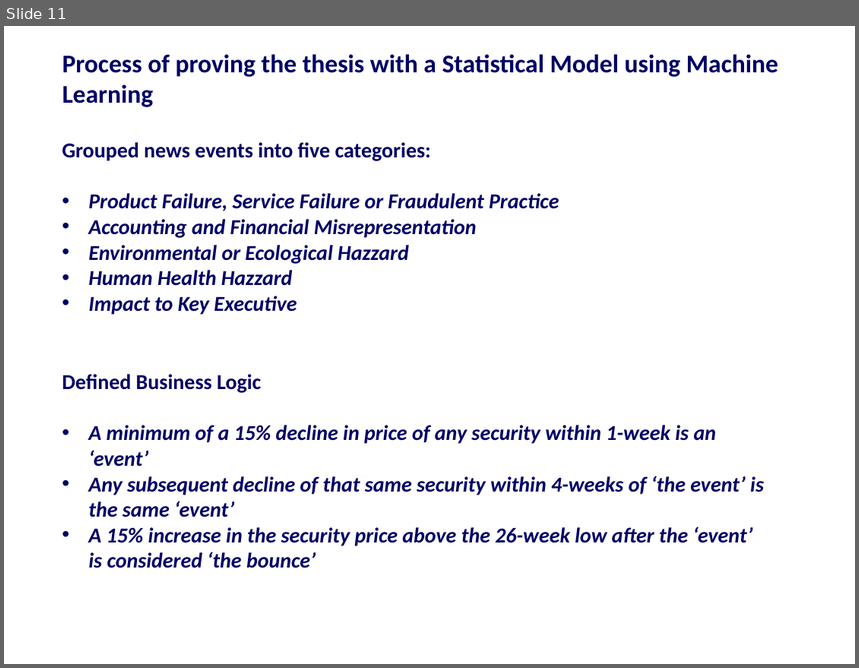
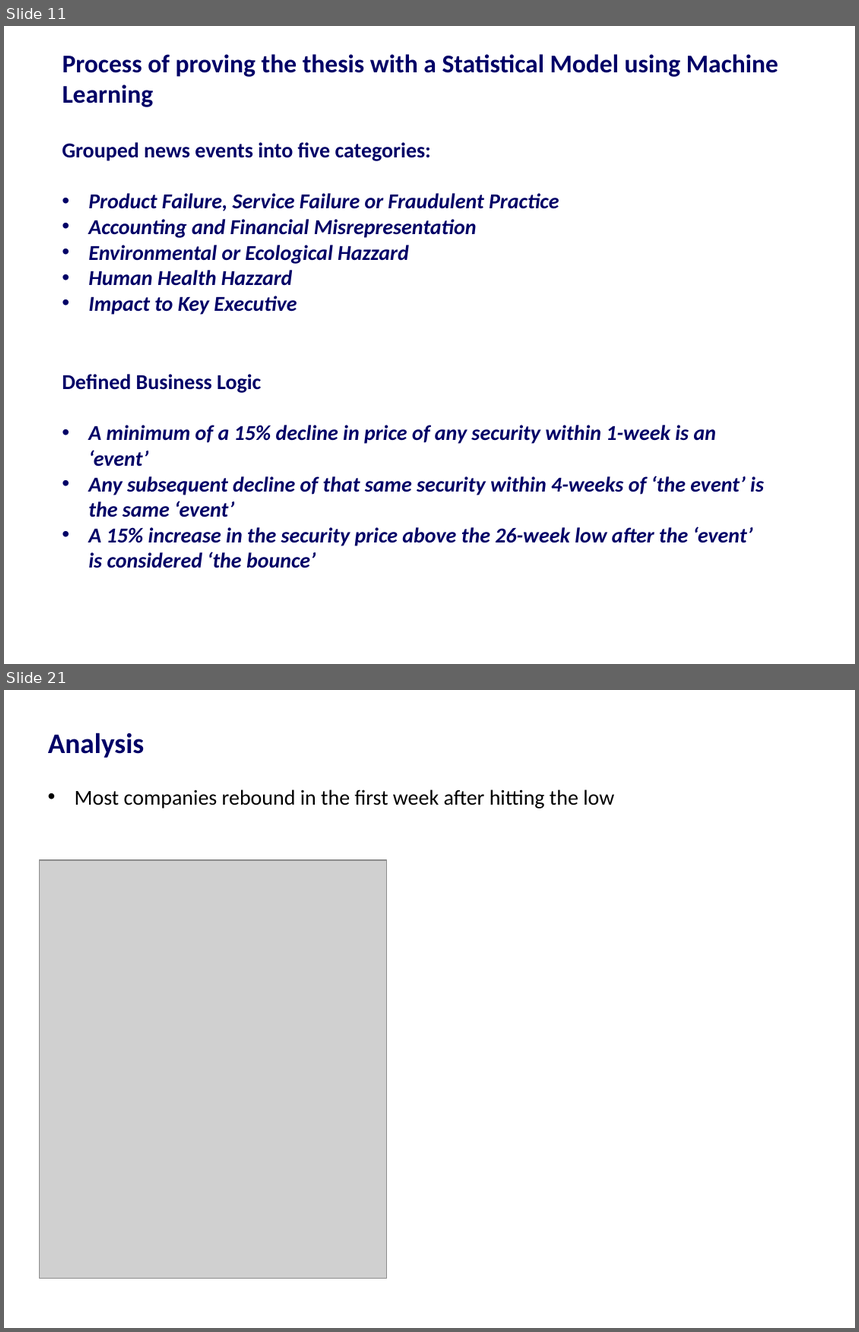
Before and after one commit to harshil753/Bounce_Back, a slide deck: Bounce_Back 24012018v1.pptx. Shown one above the other, each under a label of ours: slide 11 before the commit, slides 11 and 21 after it; the slides between them are not shown. The pictures are 859x668 and 859x1332 pixels, drawn with LibreOffice and Linux fonts; fonts in the diff are those of the drawing; grey boxes stand for pictures. Boxes give left, top, right and bottom in pixels: in the first picture for what was removed or moved away, otherwise in the second. Text is boxed around its words. In the diff, an @@ line names an element or a change of style, - is before the commit and + after.

```diff
--- a/Bounce_Back 24012018v1.pptx
+++ b/Bounce_Back 24012018v1.pptx
@@ slide 21 added at bbox=[4, 690, 855, 1328], background #FFFFFF @@
@@ title added at bbox=[48, 733, 144, 758], 24 pt, text #000066, bold @@
+Analysis
@@ text added at bbox=[75, 790, 614, 809], 18 pt, text #000000 @@
+• Most companies rebound in the first week after hitting the low
@@ picture added at bbox=[40, 860, 387, 1279] @@
```
Also in this commit, not shown: 10 other slides added, 4 slides removed, 6 other files.
